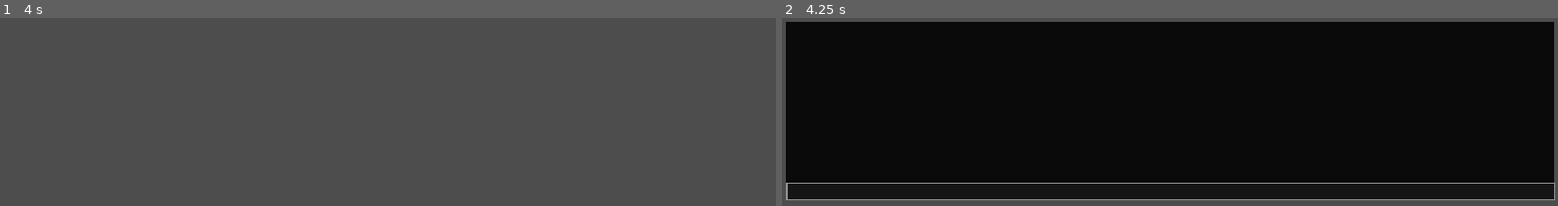
Above: before the commit, frames 1-2 (left to right).
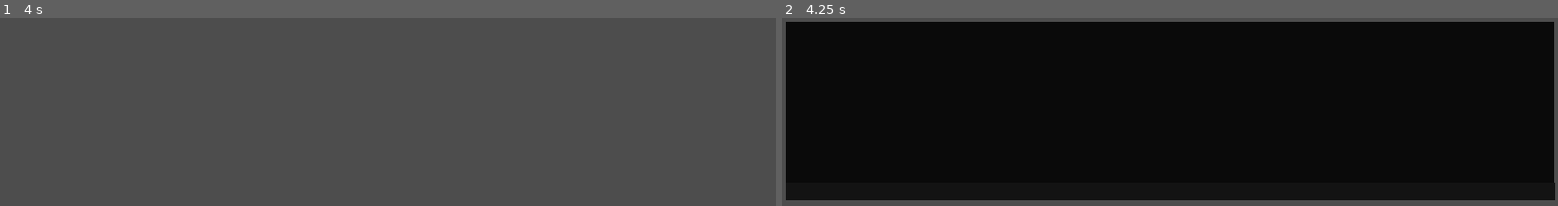
Above: after the commit, the same moments.

Repository: Nomok/Godot-Debug-Console
Game: Godot game, scene res://Scenes/ui_debugmenu.tscn
Two runs of this game, one before a commit and one after it. Both use one fixed random seed, a clock stepped at 60 frames per second and the inputs below. The project has no main scene, so this scene is started directly.
Inputs:
- Up to frame 1 (4 s): tap Enter at 0.5, 2, 3.5 s; tap Space at 1.25, 2.75 s
- Up to frame 2 (4.25 s): tap ` (toggle_console) at 4.15 s

Frame 1 is identical in both runs. In frame 2, 1.1% of the frame differs, in the area x 0-100%, y 87-97%.

Commit message:
Fix for LineEdit background issues

Diff:
--- a/Scenes/ui_debugmenu.tscn
+++ b/Scenes/ui_debugmenu.tscn
@@ -5,6 +5,8 @@
 
 [sub_resource type="StyleBoxFlat" id="StyleBoxFlat_sm63s"]
 bg_color = Color(0, 0, 0, 0.6313726)
+
+[sub_resource type="StyleBoxEmpty" id="StyleBoxEmpty_3psyd"]
 
 [sub_resource type="StyleBoxFlat" id="StyleBoxFlat_ywevt"]
 bg_color = Color(0, 0, 0, 0.47058824)
@@ -57,7 +59,11 @@
 size_flags_horizontal = 3
 size_flags_vertical = 3
 
-[node name="LineEdit" type="LineEdit" parent="ConsoleMenu" unique_id=848442705]
+[node name="PanelContainer" type="PanelContainer" parent="ConsoleMenu" unique_id=1903620566]
+layout_mode = 2
+theme_override_styles/panel = SubResource("StyleBoxEmpty_3psyd")
+
+[node name="LineEdit" type="LineEdit" parent="ConsoleMenu/PanelContainer" unique_id=848442705]
 layout_mode = 2
 size_flags_vertical = 3
 size_flags_stretch_ratio = 0.0
@@ -70,8 +76,14 @@
 selecting_enabled = false
 deselect_on_focus_loss_enabled = false
 drag_and_drop_selection_enabled = false
+flat = true
 virtual_keyboard_enabled = false
 caret_blink = true
+
+[node name="ColorRect" type="ColorRect" parent="ConsoleMenu/PanelContainer" unique_id=57514237]
+z_index = -1
+layout_mode = 2
+color = Color(0, 0, 0, 0.49803922)
 
 [node name="Stats" type="VBoxContainer" parent="." unique_id=2023789106]
 layout_mode = 1
@@ -144,4 +156,4 @@
 layout_mode = 2
 theme_override_font_sizes/font_size = 18
 
-[connection signal="text_submitted" from="ConsoleMenu/LineEdit" to="ConsoleMenu/LineEdit" method="_on_text_submitted"]
+[connection signal="text_submitted" from="ConsoleMenu/PanelContainer/LineEdit" to="ConsoleMenu/PanelContainer/LineEdit" method="_on_text_submitted"]
--- a/Scripts/scr_debugconsole.gd
+++ b/Scripts/scr_debugconsole.gd
@@ -1,6 +1,6 @@
 extends VBoxContainer
 
-@onready var line_edit: LineEdit = $LineEdit
+@onready var line_edit: LineEdit = $PanelContainer/LineEdit
 @onready var console_log: ScrollContainer = $ConsoleLog
 @onready var console_log_container: VBoxContainer = $ConsoleLog/VBoxContainer
 
@@ -9,7 +9,6 @@
 var console_visible: bool = false
 var command_history: PackedStringArray = []
 var command_index : int = -1
-
 
 func _ready() -> void:
 	self.visible = console_visible
@@ -67,8 +66,8 @@
 
 	cprint(">" + command, Color.GRAY)
 
-	#This clears all previous parameters in the packedstringarray that may have been leftover in a previously typed in command
-	#and registers the new command parameters in the packedstringarray while also seperating each of the parameters
+	# This clears all previous parameters in the packedstringarray that may have been leftover in a previously typed in command
+	# and registers the new command parameters in the packedstringarray while also seperating each of the parameters
 	ConsoleCommands.arguments.clear()
 	ConsoleCommands.arguments = command.split(" ", false, 0)
 	ConsoleCommands.arguments.remove_at(0)
